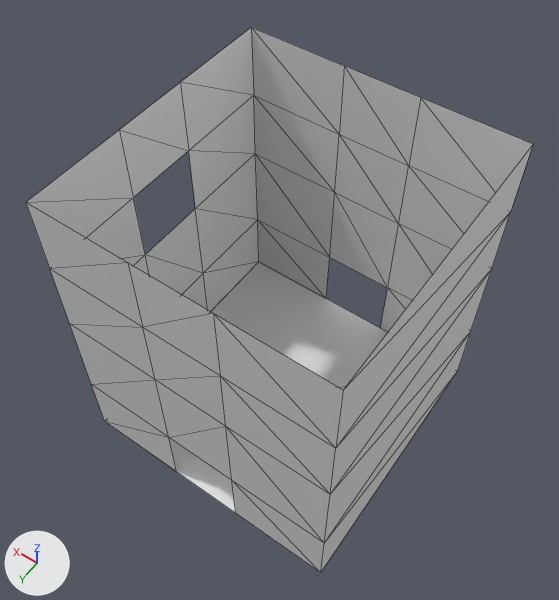
Before and after pictures for a commit that changed the glTF model Soulslike/res/level/dungeon/rooms/room6/room6.gltf.
One viewpoint serves both versions: a 50 mm lens placed at (-9.47, 13.89, 29.11), pointed at (0.77, -0.44, 6.59). Lighting does not change. The marker at lower left points along +X, +Y and +Z. Mesh edges are drawn as thin lines. Vertices at the same position are counted once.

Before the edit, the objects in view are built like this:
```python
me_plane = bpy.data.meshes.new('Plane')
me_plane.from_pydata([(-5.0, -6.0, 0.0), (6.0, -6.0, 0.0), (-5.0, 5.0, 0.0), (6.0, 5.0, 0.0)], [], [(0, 1, 3), (0, 3, 2)])
me_plane_001 = bpy.data.meshes.new('Plane.001')
me_plane_001.from_pydata(...)  # 50 vertices, 74 faces; spans x -5.0..6.0, y -6.0..5.0, z 0.0..13.0
ob_plane = bpy.data.objects.new('Plane', me_plane)
ob_plane.location = (0.0, 0.0, 0.0)
ob_plane_001 = bpy.data.objects.new('Plane.001', me_plane_001)
ob_plane_001.location = (0.0, 0.0, 0.0)
```
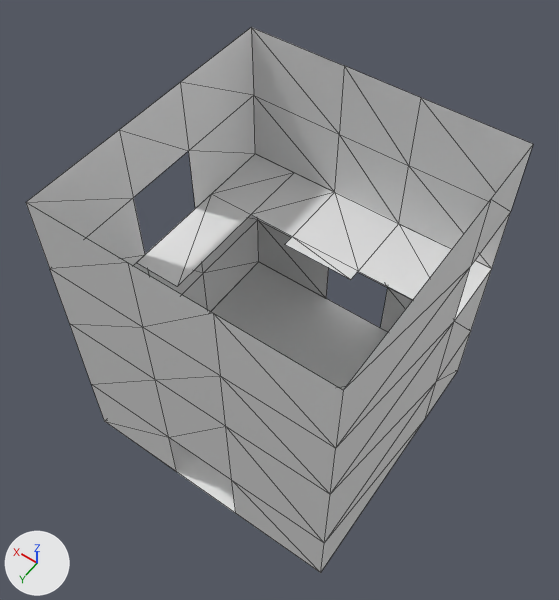
Pixel boxes [x1, y1, x2, y2] of what changed, in the pictures (559 x 600 px):
'Plane.002', added: after [136, 154, 492, 321]
part 1 of me_plane_001, built on: [321, 145, 533, 572] in both

The change, as a diff of the scene's bpy script:
```diff
--- a/Soulslike/res/level/dungeon/rooms/room6/room6.gltf.py
+++ b/Soulslike/res/level/dungeon/rooms/room6/room6.gltf.py
@@ me_plane_001 @@
 # used by ob_plane_001; location = (0.0, 0.0, 0.0)
-me_plane_001.from_pydata(...)  # 50 vertices, 74 faces; spans x -5.0..6.0, y -6.0..5.0, z 0.0..13.0
+me_plane_001.from_pydata(...)  # 55 vertices, 80 faces; spans x -5.0..6.0, y -6.0..5.0, z 0.0..13.0
+# me_plane_001 part 1
+# 8 faces are deleted
+# 5 new vertices lie (0.0, -8.0, 0.0) away from vertices in x -5.0, y 5.0, z 0.0..13.0
+# 14 new faces join them
@@ me_plane_002 @@
+me_plane_002.from_pydata([(2.0, -6.0, 6.99), (-1.0, -6.0, 6.99), (2.0, -2.5, 6.99), (-1.0, -2.5, 6.99), (-1.0, -3.0, 6.99), (2.0, -3.0, 6.99), (4.0, -6.0, 6.99), (4.0, -3.0, 6.99), (6.0, -6.0, 7.0), (6.0, -3.0, 7.0), (4.0, 1.5, 6.99), (6.0, 1.5, 7.01), (-5.0, -6.0, 7.0), (-5.0, -3.0, 7.0)], [], [(5, 2, 3), (5, 3, 4), (0, 5, 4), (0, 4, 1), (0, 6, 7), (0, 7, 5), (6, 8, 9), (6, 9, 7), (9, 11, 10), (9, 10, 7), (1, 4, 13), (1, 13, 12)])
@@ ob_plane_002 @@
+ob_plane_002 = bpy.data.objects.new('Plane.002', me_plane_002)
+ob_plane_002.location = (0.0, 0.0, 0.0)
```
